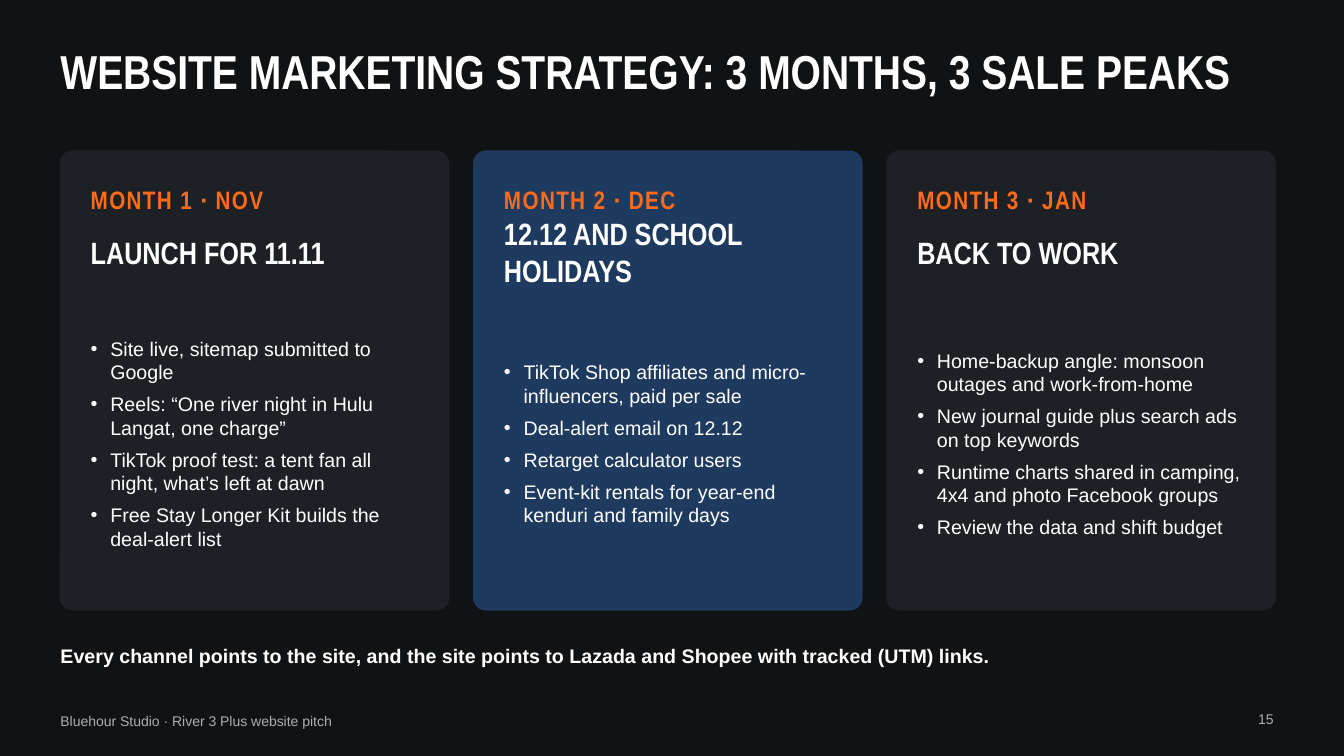
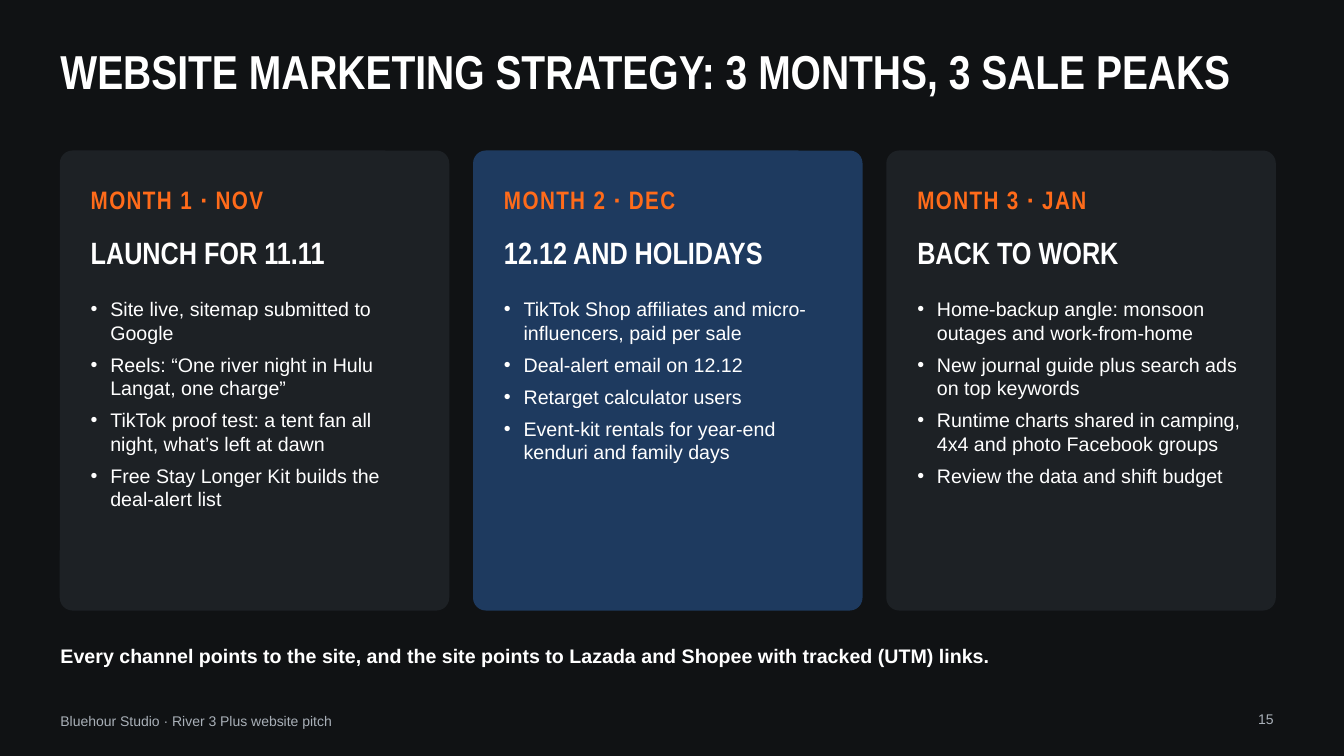
Before and after one commit to thecpinsiders/CS2024-Project-Website, a slide deck: slide 15 of Bluehour-Pitch-Deck.pptx. Drawn at 1344x756 pixels with LibreOffice and Linux fonts; fonts in the diff are those of the drawing. Boxes give left, top, right and bottom in pixels: in the first picture for what was removed or moved away, otherwise in the second. Text is boxed around its words. In the diff, an @@ line names an element or a change of style, - is before the commit and + after.

```diff
--- a/Bluehour-Pitch-Deck.pptx
+++ b/Bluehour-Pitch-Deck.pptx
@@ text at box(504, 242, 763, 265): text changed @@
-12.12 AND SCHOOL HOLIDAYS
+12.12 AND HOLIDAYS
@@ vertical alignment middle to top in 3 elements at box(110, 301, 379, 506), box(524, 301, 806, 463), box(937, 301, 1240, 487) @@
```
Also in this commit, not shown: 1 other slide changed.
